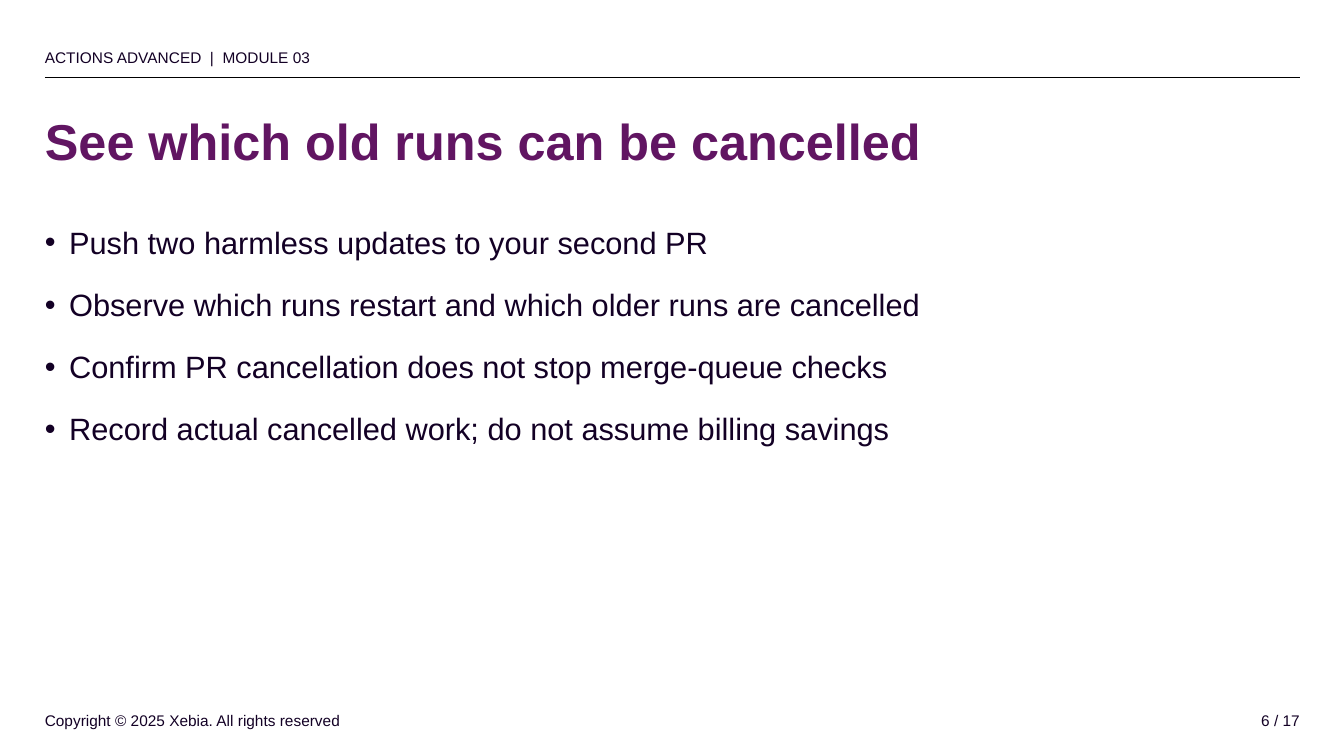
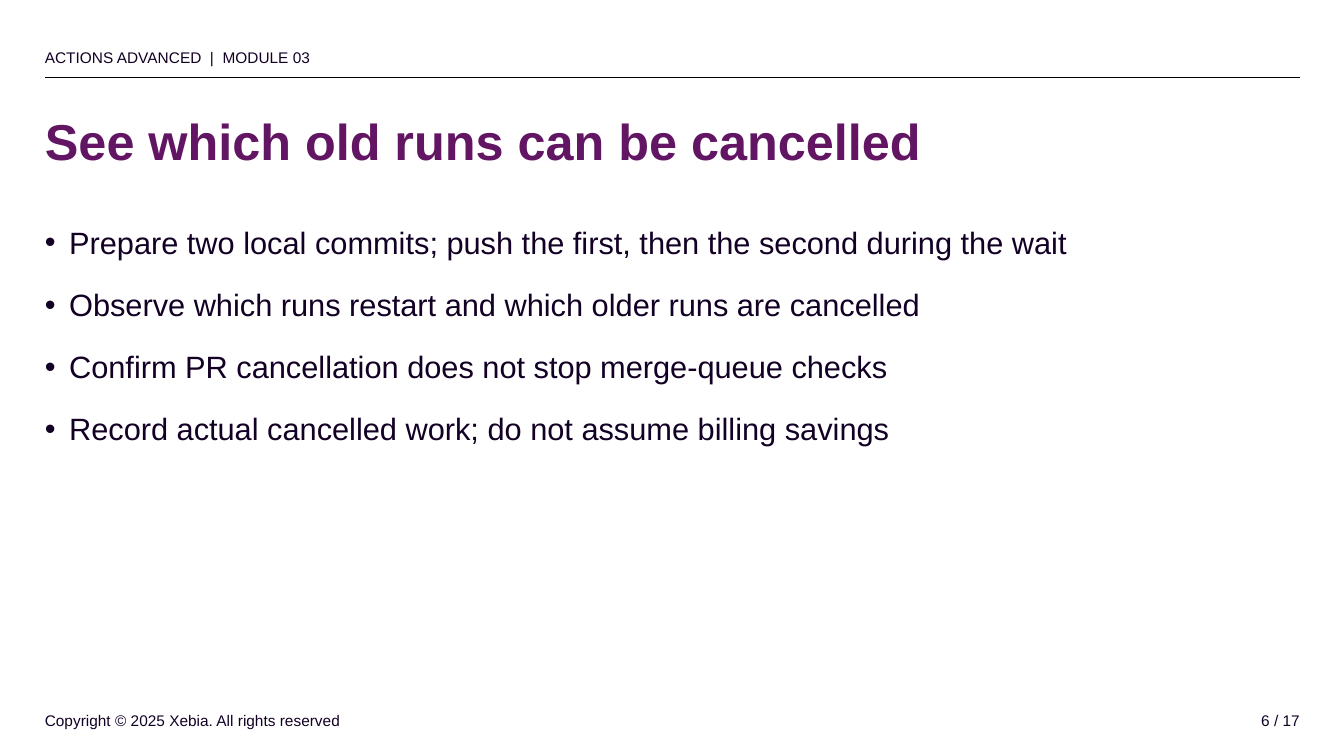
Before and after one commit to rajbos/github-actions-advanced-v3, a slide deck: slide 6 of slides/powerpoint/03-policy.pptx. Drawn at 1344x756 pixels with LibreOffice and Linux fonts; fonts in the diff are those of the drawing; background and template pictures are left out. Boxes give left, top, right and bottom in pixels: in the first picture for what was removed or moved away, otherwise in the second. Text is boxed around its words. In the diff, an @@ line names an element or a change of style, - is before the commit and + after.

```diff
--- a/slides/powerpoint/03-policy.pptx
+++ b/slides/powerpoint/03-policy.pptx
@@ text at (x1=69, y1=231, x2=1067, y2=260): text changed @@
-• Push two harmless updates to your second PR
+• Prepare two local commits; push the first, then the second during the wait
```
Also in this commit, not shown: 4 other slides changed, 41 other files.
